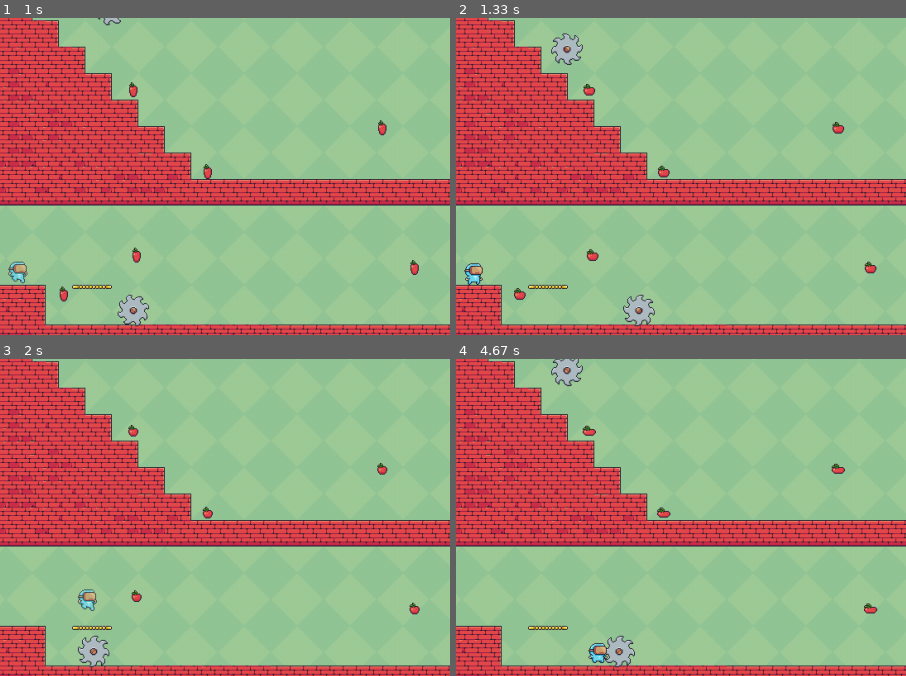
Above: before the commit, frames 1-4 (two rows, left to right).
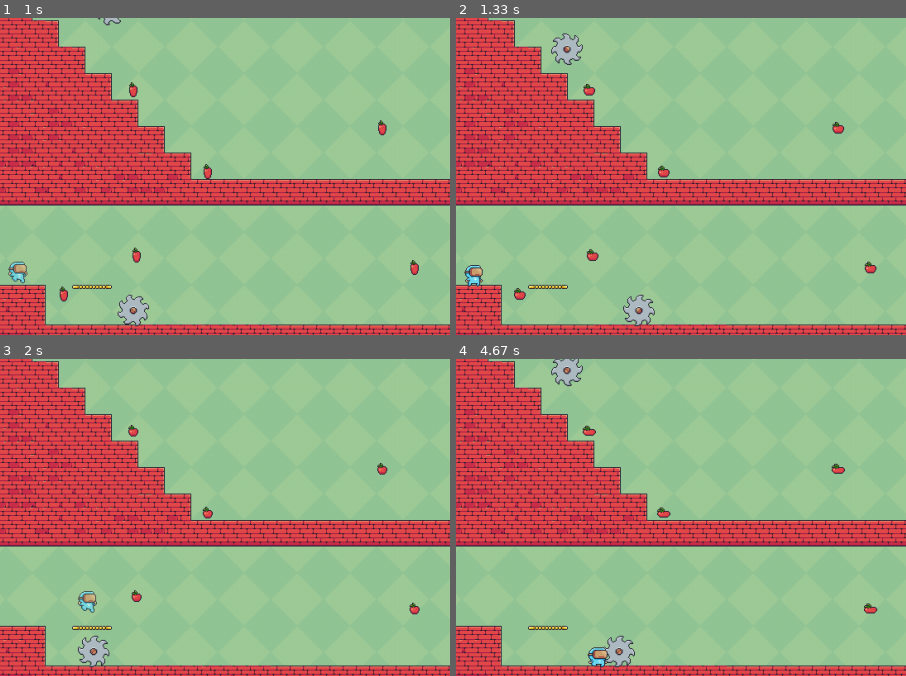
Above: after the commit, the same moments.

Repository: GustavoACC/gustavoArias-pygame-tp-final
Game: pygame game, started from main.py
Same seed, same stepped clock (60 frames per second), same inputs: the game is played once before the commit and once after it.
Inputs (mouse positions are % of the whole screen's width and height, from its top left):
- Up to frame 1 (1 s): click (49, 40) at 0.38 s; click (49, 23) at 0.72 s
- Up to frame 2 (1.33 s): tap Enter at 1 s
- Up to frame 3 (2 s): hold D 1.33-1.8 s; hold W from 1.83 s (still down)
- Up to frame 4 (4.67 s): release W at 2.13 s; hold D 2.17-2.63 s; hold A 2.67-3.2 s; hold A 3.23-3.63 s; hold W 3.67-4.03 s; hold D from 4.07 s (still down)
The pictures show only the part of the screen within x 5-55%, y 48-97%; the shares and areas given below are measured in that part.

Frame 1 is identical in both runs. In frame 2, 0.2% of the frame differs, in the area x 1-6%, y 77-85%; in frame 3, 0.2%; in frame 4, 0.3%, in the area x 29-34%, y 89-98%.

Commit message:
add enemy and random spawn

Diff:
--- a/constantes.py
+++ b/constantes.py
@@ -23,6 +23,7 @@
 LOSE = pygame.mixer.Sound("sounds/mixkit-player-losing-or-failing-2042.wav")
 HIT = pygame.mixer.Sound("sounds/mixkit-small-hit-in-a-game-2072.wav")
 ACHIVEMENT = pygame.mixer.Sound("sounds/mixkit-quick-positive-video-game-notification-interface-265.wav")
+ENEMY_DEAD = pygame.mixer.Sound("sounds\mixkit-arcade-game-jump-coin-216.wav")
 
 # Colores fijos
 C_RED = (255,0,0)
--- a/enemy.py
+++ b/enemy.py
@@ -13,44 +13,126 @@
         self.idle_l = Auxiliar.getSurfaceFromSpriteSheet("recursos/enemies/mushroom/Idle (32x32).png", 14, 1, True)
         self.hit = Auxiliar.getSurfaceFromSpriteSheet("recursos/enemies/mushroom/Hit.png", 5, 1)
 
-    def __init__(self, x, y, velocidad):
+    def __init__(self, x, y, velocidad, tiempo):
+        '''
+        Constructor del enemigo
+        No retorna valores
+        '''
         self.iniciar_sprites()
         self.frame = 0
         self.direccion = 1
+        self.is_dead = False
         self.ultimo_movimiento = pygame.time.get_ticks()
         self.animation = self.idle_r
         self.imagen = self.animation[self.frame]
         self.velocidad = velocidad
-        self.proximo_movimiento = self.set_proximo_movimiento()
+        self.proximo_movimiento = self.set_proximo_movimiento(tiempo)
         self.rect = self.imagen.get_rect()
         self.rect.x = x
         self.rect.y = y
-        self.rect_body_colision = pygame.Rect(x,y,self.rect.width, self.rect.height)
-        self.rect_height_colision = pygame.Rect(self.rect.x + self.rect.width / 2, self.rect.y - 2, self.rect.width / 2, 3)
+        self.rect_body_colision = pygame.Rect(x,y + self.rect.height / 2.5 + 2,self.rect.width, self.rect.height - self.rect.height / 2.5)
+        self.rect_height_colision = pygame.Rect(self.rect.x, self.rect.y + self.rect.height / 2.5, self.rect.width, 4)
+        self.rect_ground_colision = pygame.Rect(self.rect.x, self.rect.y + self.rect.height, self.rect.width, 4)
 
 
-    def update(self, pauseState, lista_enemigos):
+    def update(self, pauseState, lista_enemigos, lista_plataformas, lista_paredes, player, tiempo):
+        '''
+        Update del enemigo
+        No retorna valores
+        '''
         if pauseState == True:
             return
-        # if is_colision_player():
-        #     lista_enemigos.remove(self)
         self.do_animation()
+        if self.is_dead:
+            return
+        self.lista_paredes = lista_paredes
+        self.player= player
+        self.lista_enemigos = lista_enemigos
+        self.aplicar_gravedad()
+        self.is_colision_player()
 
     def draw(self, screen):
+        '''
+        Dibujado del enemigo en la pantalla solicitada
+        No retorna valores
+        '''
         if DEBUG:
             pygame.draw.rect(screen, C_RED, self.rect_body_colision)
-            pygame.draw.rect(screen, C_BLUE, self.rect_height_colision)
+            pygame.draw.rect(screen, C_BLACK, self.rect_height_colision)
+            pygame.draw.rect(screen, C_WHITE, self.rect_ground_colision)
         self.image = self.animation[self.frame]
         screen.blit(self.image, self.rect)
 
     def do_animation(self):
+        '''
+        Actualiza el sprite a mostrar
+        Tambien valida si el enemigo esta en un estado de muerte lo elimina de la lista al finalizar la animacion de hit
+        No retorna valores
+        '''
         if(self.frame < len(self.animation) - 1):
             self.frame += 1
         else:
+            if self.is_dead:
+                ENEMY_DEAD.play()
+                self.lista_enemigos.remove(self)
             self.frame = 0
 
-    def set_proximo_movimiento(self):
-        return pygame.time.get_ticks() - random.randint(1, 5)
+    def aplicar_gravedad(self):
+        '''
+        En caso de no estar en el limite inferior aplico la gravedad en el eje Y
+        No retorna valores
+        '''
+        if not self.is_min_height() and not self.is_over_something():
+            self.add_y(GRAVEDAD)
 
-    def set_ubicacion(self):
+    def is_min_height(self):
+        '''
+        Valido si el enemigo se encuentra en el limite inferior vertical establecido en las constantes
+        Retorno un booleando con el resultado
+        '''
+        retorno = False
+        if self.rect.y >= GROUND_LEVEL:
+            retorno = True
+        return retorno
+
+    def is_over_something(self):
+        retorno = False
+        for pared in self.lista_paredes:
+            if self.rect_ground_colision.colliderect(pared.collider):
+                retorno = True
+        return retorno
+
+    def add_y(self, delta_y):
+        '''
+        Actualizo el valor del eje Y del personaje y sus colisiones,
+        tambien valido si en esta nueva posicion se encuentra colisionando con algun suelo
+        No retorna valores
+        '''
+        if delta_y != 0:
+            self.rect.y += delta_y
+            self.rect_body_colision.y += delta_y
+            self.rect_height_colision.y += delta_y
+            self.rect_ground_colision.y += delta_y
+
+    def is_colision_player(self):
+        '''
+        Valido si el enemigo colisiono contra el jugador
+        No retorna valores
+        '''
+        if self.rect_height_colision.colliderect(self.player.ground_collition_rect):
+            self.do_muerte()
+
+    def do_muerte(self):
+        '''
+        Seteo las variables para iniciar el proceso de muerte del personaje
+        No retorna valores
+        '''
+        self.is_dead = True
+        self.animation = self.hit
+        self.frame = 0
+
+    def set_direccion(self):
         pass
+
+    def set_proximo_movimiento(self, tiempo):
+        return tiempo + random.randint(1, 5)
--- a/form_level.py
+++ b/form_level.py
@@ -15,6 +15,7 @@
 from enemy import *
 import math
 from auxiliar_sql import *
+from spawner import *
 
 class FormLevel(Form):
     def __init__(self,name,master_surface,x,y,w,h,color_background,color_border,active, json_level, csv_level, sub_active):
@@ -42,6 +43,7 @@
         Valido en los eventos disponibles la tecla de Esc para comenzar una pausa, y la tecla F10 para un reset forzado al nivel
         En caso de no estar en una pausa solicito la actualizacion de los objetos en pantalla asi como continuar el contador del tiempo disponible del nivel
         '''
+        self.delta_ms = delta_ms
         aux_sub_active_form = Form.get_sub_active()
         if(aux_sub_active_form != None):
             self.finalizo_pausa = False
@@ -71,12 +73,13 @@
         else:
             self.alpha = 200
             return
+        self.spawner.update(self.player_instance, self.lista_enemigos, self.tiempo_transcurrido)
         for trampa in self.lista_trampas:
             trampa.update(self.pauseState)
         for item in self.lista_items:
             item.update(self.player_instance, self, self.lista_items)
         for enemigo in self.lista_enemigos:
-            enemigo.update(self.pauseState, self.lista_enemigos)
+            enemigo.update(self.pauseState, self.lista_enemigos, self.lista_plataformas, self.lista_paredes, self.player_instance, self.tiempo_transcurrido)
         self.tiempo_restante = self.tiempo_maximo - self.tiempo_transcurrido
         self.player_instance.controlar_jugador(keys, delta_ms, self.pauseState)
         self.player_instance.update(self.pauseState, self.tiempo_transcurrido, self)
@@ -115,12 +118,16 @@
             self.lista_plataformas.append(Plataforma(plataforma["x"],plataforma["y"],plataforma["w"],plataforma["h"],plataforma["coll_w"],plataforma["coll_h"],plataforma["type"]))
 
         self.lista_paredes = []
+        self.lista_spawn_enemigo = []
         for indexFila, row in enumerate(self.paredes_level):
             for indexColumna, item in enumerate(row):
+                x = (indexColumna + 2) * 16
+                y = (indexFila + 7) * 16
                 if item != "-1":
-                    x = (indexColumna + 2) * 16
-                    y = (indexFila + 7) * 16
                     self.lista_paredes.append(Plataforma(x, y, 16, 16,16,16, int(item)))
+                else:
+                    self.lista_spawn_enemigo.append(Plataforma(x, y, 16, 16,64,64, int(item)))
+
 
         self.lista_trampas = []
         for trampa in self.config_level["trampas"]:
@@ -177,6 +184,7 @@
         self.cargar_csv_level(self.csv_level)
         self.carga_inicial_listas()
         self.carga_inicial_jugador()
+        self.generar_spawner()
         self.gui_player = Gui_Level(self.player_instance.vidas, self.puntaje_total, self.tiempo_maximo)
         Auxiliar.playMusic(self.config_level["music"])
 
@@ -253,3 +261,6 @@
                 pass
         Auxiliar.setJsonValues("saves/save_1.json", json_values)
         return retorno
+
+    def generar_spawner(self):
+        self.spawner = Spawner(self.lista_enemigos, self.lista_spawn_enemigo, self.config_level["enemigos"], self.tiempo_transcurrido)
--- a/general_config.json
+++ b/general_config.json
@@ -1 +1 @@
-{"volume": 0.10000000000000003}
+{"volume": -0.09999999999999998}
--- a/item.py
+++ b/item.py
@@ -66,7 +66,7 @@
         en caso de ser el objeto en este caso tipo 10, se finaliza el juego asi que se llama al metodo del form
         se elimina de la lista si es que colisiono con el jugador
         '''
-        if self.rect.colliderect(player.rect):
+        if self.rect.colliderect(player.body_collition_rect):
             form.puntaje_total += self.puntos
             self.play_sound()
             if self.type == 10:
--- a/levels/level-1/start-config.json
+++ b/levels/level-1/start-config.json
@@ -405,6 +405,7 @@
             "type": 10
         }
     ],
+    "enemigos": 1,
     "player": {
         "x": 62,
         "y": 630,
--- a/levels/level-2/start-config.json
+++ b/levels/level-2/start-config.json
@@ -622,6 +622,7 @@
             "type": 10
         }
     ],
+    "enemigos": 1,
     "player": {
         "x": 540,
         "y": 639,
--- a/levels/level-3/start-config.json
+++ b/levels/level-3/start-config.json
@@ -396,6 +396,7 @@
             "type": 10
         }
     ],
+    "enemigos": 1,
     "player": {
         "x": 62,
         "y": 630,
--- a/player.py
+++ b/player.py
@@ -77,7 +77,7 @@
         if(DEBUG):
             pygame.draw.rect(screen, C_BLACK, self.ground_collition_rect)
             pygame.draw.rect(screen, C_ORANGE, self.body_collition_rect)
-            pygame.draw.rect(screen, C_BLUE, self.rect)
+            # pygame.draw.rect(screen, C_BLUE, self.rect)
             pygame.draw.rect(screen, C_RED, self.vertical_collition_rect)
         self.image = self.animation[self.frame]
         screen.blit(self.image, self.rect)
@@ -144,7 +144,7 @@
         No retorna valores
         '''
         for pared in lista_paredes:
-            if pared.rect.colliderect(self.vertical_collition_rect):
+            if pared.rect.colliderect(self.body_collition_rect):
                 if delta_y > 0:
                     self.rect.bottom = pared.rect.top
                     self.update_collition_position()
--- /dev/null
+++ b/spawner.py
@@ -0,0 +1,44 @@
+from player import *
+from enemy import *
+import random
+
+class Spawner:
+
+    def __init__(self, lista_enemigos = [], lista_spawn_enemigo = [], flag_spawn = 0, tiempo_transcurrido = 0):
+        '''
+        Constructor de la clase
+        Seteo el tiempo del proximo spawn
+        '''
+        self.lista_enemigos = lista_enemigos
+        self.lista_posiciones_disponibles = lista_spawn_enemigo
+        self.flag_spawn = flag_spawn
+        self.tiempo_proximo_spawn = tiempo_transcurrido + 5
+
+    def update(self, player, lista_enemigos, tiempo_transcurrido):
+        '''
+        update de la clase
+        llamo al proceso de validacion de generacion de enemigos
+        '''
+        self.player = player
+        self.lista_enemigos = lista_enemigos
+        if self.flag_spawn == 1:
+            self.proceso_spawn_enemigo(tiempo_transcurrido)
+
+    def proceso_spawn_enemigo(self, tiempo_transcurrido):
+        '''
+        Valido el tiempo trancurrido y en caso de alcanzar el anterior seteo un nuevo tiempo
+        '''
+        if tiempo_transcurrido > self.tiempo_proximo_spawn:
+            self.tiempo_proximo_spawn += random.randint(2,5)
+            self.spawnear_enemigo(tiempo_transcurrido)
+
+    def spawnear_enemigo(self, tiempo_transcurrido):
+        '''
+        Genero un numero aleatorio para seleccionar una posicion
+        Una vez tengo la posicion reviso si la misma no se encuentra muy cerca del personaje utilizando la colision
+        En caso de estar lejos agrego un nuevo enemigo a la lista
+        '''
+        random_tile = random.randint(0, (len(self.lista_posiciones_disponibles)-1))
+        selected_tile = self.lista_posiciones_disponibles[random_tile]
+        if not selected_tile.collider.colliderect(self.player.rect):
+            self.lista_enemigos.append(Enemy(selected_tile.rect.x, selected_tile.rect.y - 4, VELOCIDAD_X, tiempo_transcurrido))
--- a/static_plataform.py
+++ b/static_plataform.py
@@ -4,7 +4,11 @@
 
 class Plataforma:
     def __init__(self, x, y, w, h, coll_w, coll_h, type=0) -> None:
-        self.image = Auxiliar.getSurfaceFromSpriteSheet("recursos/terrain/terrain22x11.png", 22, 11)[type]
+        match type:
+            case -1:
+                self.image = Auxiliar.getSurfaceFromSpriteSheet("recursos/terrain/terrain22x11.png", 22, 11)[5]
+            case _:
+                self.image = Auxiliar.getSurfaceFromSpriteSheet("recursos/terrain/terrain22x11.png", 22, 11)[type]
         self.image = pygame.transform.scale(self.image,(w,h))
         self.rect = self.image.get_rect()
         self.rect.x = x
--- a/ultima_partida.json
+++ b/ultima_partida.json
@@ -1 +1 @@
-{"score": 5000, "local_score": 0, "scoreboard": 0, "level": "level_1"}
+{"score": 5400, "local_score": 1, "scoreboard": 1, "level": "level_1"}
Binary file changed: db/scoreboard.db
Not shown, added: sounds/mixkit-arcade-game-jump-coin-216.wav
